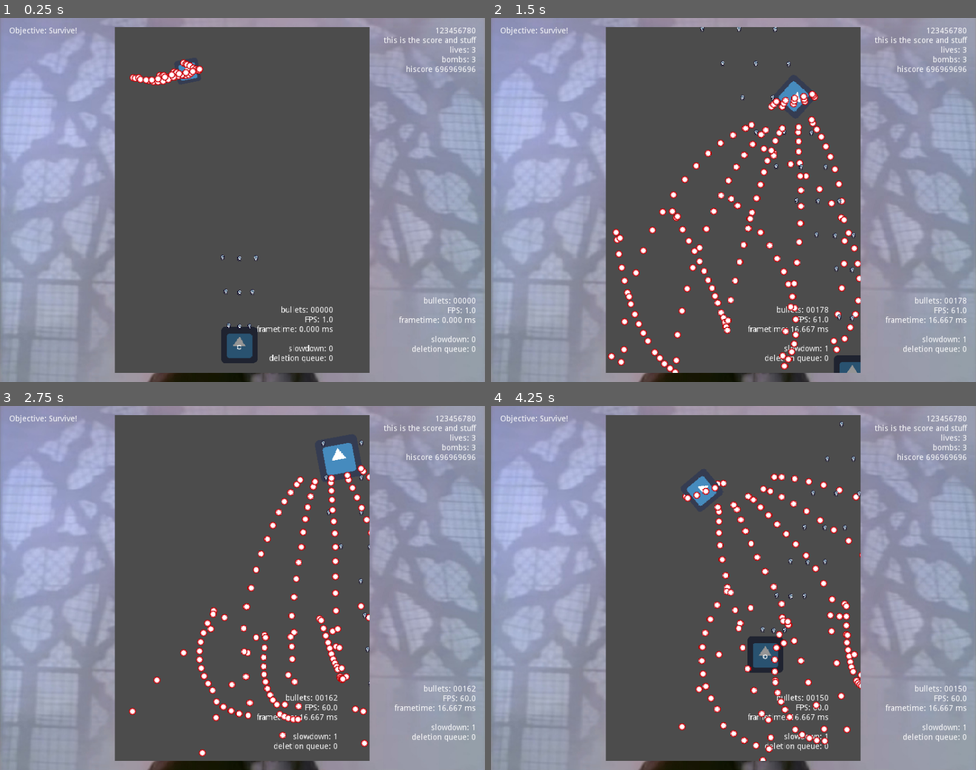
Above: before the commit, frames 1-4 (two rows, left to right).
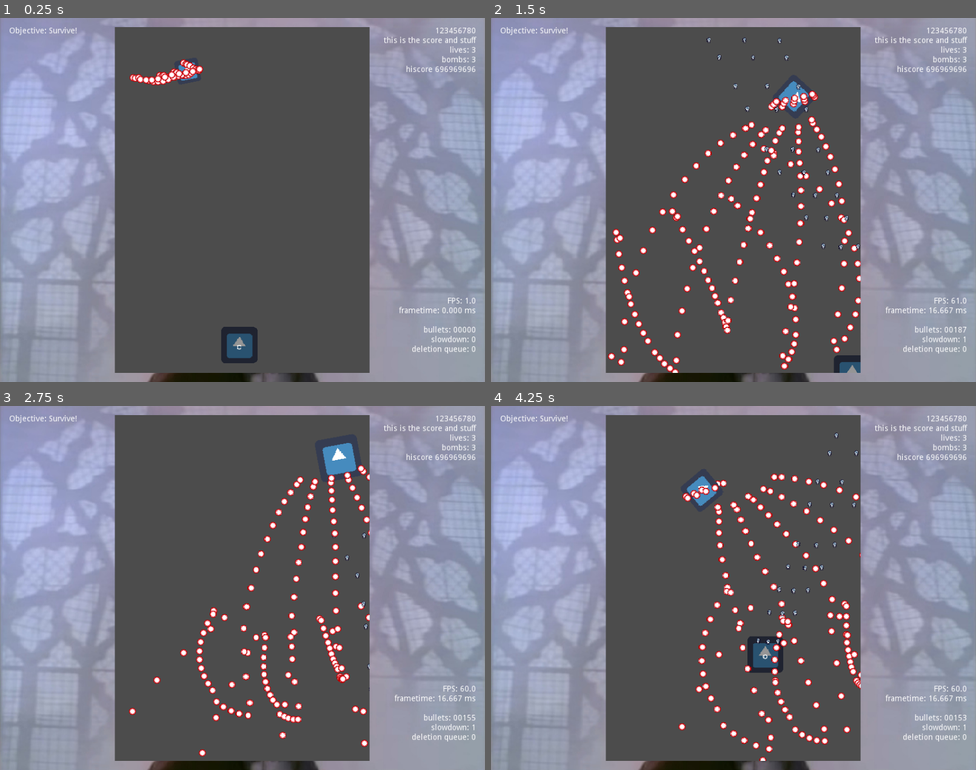
Above: after the commit, the same moments.

Repository: lapspider45/KumoCollab
Game: Godot game, scene res://game/Main.tscn
Same seed, same stepped clock (60 frames per second), same inputs: the game is played once before the commit and once after it. The engine's default icon, where the game draws it, is replaced by a stand-in: a white triangle on a blue panel in a dark square.
Inputs:
- Up to frame 1 (0.25 s): no input
- Up to frame 2 (1.5 s): hold Right (right) 0.53-1.28 s; hold Z (shoot) 0.53-1.28 s; tap Shift (slow) at 0.8, 1.35 s; hold Down (down) from 1.28 s (still down)
- Up to frame 3 (2.75 s): tap Z (shoot) at 1.55 s; release Down (down) at 2.03 s; hold Right (right) from 2.03 s (still down); hold Z (shoot) from 2.03 s (still down); tap Shift (slow) at 2.3 s
- Up to frame 4 (4.25 s): release Right (right) at 2.78 s; release Z (shoot) at 2.78 s; hold Up (up) 2.78-3.53 s; tap Shift (slow) at 2.85, 3.8 s; tap Z (shoot) at 3.05 s; hold Left (left) from 3.53 s (still down); hold Z (shoot) from 3.53 s (still down)

The runs differ from the first frame. In frame 1, 0.9% of the frame differs, in the area x 45-98%, y 65-95%; in frame 2, 1.3%, in the area x 43-98%, y 2-95%; in frame 3, 1.0%; in frame 4, 1.2%.

Commit message:
rename and refactor stuff

Diff:
--- a/autoload/BulletServer.gd
+++ /dev/null
@@ -1,12 +0,0 @@
-extends Node
-
-
-const BULLETS = {
-	"basic1": preload("res://game/bullets/Bullet.tscn"),
-	"complex1": preload("res://game/bullets/AreaBullet.tscn"),
-}
-
-
-func instantiate_bullet(type:String):
-	assert(type in BULLETS, "'%s' is not a valid bullet" % type)
-	return BULLETS.get(type).instance()
--- a/autoload/BulletServer.tscn
+++ /dev/null
@@ -1,6 +0,0 @@
-[gd_scene load_steps=2 format=2]
-
-[ext_resource path="res://autoload/BulletServer.gd" type="Script" id=1]
-
-[node name="BulletServer" type="Node"]
-script = ExtResource( 1 )
--- /dev/null
+++ b/autoload/DanmakuServer.gd
@@ -0,0 +1,21 @@
+extends Node
+
+var current_server
+
+const BULLETS = {
+	"basic1": preload("res://game/bullets/SimpleBullet.tscn"),
+	"complex1": preload("res://game/bullets/AreaBullet.tscn"),
+}
+
+
+func instantiate_bullet(type:String):
+	assert(type in BULLETS, "'%s' is not a valid bullet" % type)
+	return BULLETS.get(type).instance()
+
+
+
+func add_bullet(bullet:Node2D):
+	if current_server is SimpleBulletServer:
+		current_server.add_bullet(bullet)
+	else:
+		push_error("bullet server not assigned!")
--- /dev/null
+++ b/autoload/DanmakuServer.tscn
@@ -0,0 +1,6 @@
+[gd_scene load_steps=2 format=2]
+
+[ext_resource path="res://autoload/DanmakuServer.gd" type="Script" id=1]
+
+[node name="DanmakuServer" type="Node"]
+script = ExtResource( 1 )
--- a/game/Danmaku.gd
+++ b/game/Danmaku.gd
@@ -1,23 +1,20 @@
 extends Node2D
 
-var BULLETS
-
 func _ready():
-	BULLETS = $SimpleBulletServer
 	Registry.register("current_gamescene", self)
 	$SimpleBulletServer.connect("bullet_collided", self, "on_collision")
 
 func _process(delta):
-	var slowdown:float = 1.0 / max(BULLETS.num_batches, 1)
+	var slowdown:float = 1.0 / max(DanmakuServer.current_server.num_batches, 1)
 	Blackboard.slowdown = slowdown
 	$SimpleBulletServer.process_bullets(delta)
 	get_tree().call_group("TickedAnimationPlayer", "advance", delta * slowdown)
-	$Player._custom_process(delta * slowdown)
+	$Player.advance(delta * slowdown)
 #	if $SimpleBulletServer.batch_finished:
 
 func add_bullet(bullet):
 	$SimpleBulletServer.add_bullet(bullet)
 
-func on_collision(bullet):
+func on_collision(_bullet):
 #	print("collision with %s!" % bullet)
 	$SimpleBulletServer.clear_bullets()
--- a/game/Danmaku.tscn
+++ b/game/Danmaku.tscn
@@ -1,9 +1,8 @@
-[gd_scene load_steps=6 format=2]
+[gd_scene load_steps=5 format=2]
 
 [ext_resource path="res://game/components/SimpleBulletServer.tscn" type="PackedScene" id=1]
 [ext_resource path="res://game/patterns/Medium.tscn" type="PackedScene" id=2]
 [ext_resource path="res://game/Danmaku.gd" type="Script" id=3]
-[ext_resource path="res://debug/DebugInfoLabel.tscn" type="PackedScene" id=4]
 [ext_resource path="res://game/player/Player.tscn" type="PackedScene" id=8]
 
 [node name="Danmaku" type="Node2D"]
@@ -12,12 +11,6 @@
 [node name="SimpleBulletServer" parent="." instance=ExtResource( 1 )]
 process_batch_size = 900
 
-[node name="DebugInfoLabel" parent="." instance=ExtResource( 4 )]
-margin_left = 249.0
-margin_top = 491.0
-margin_right = 341.0
-margin_bottom = 522.0
-
 [node name="MediumPattern" parent="." instance=ExtResource( 2 )]
 
 [node name="Player" parent="." instance=ExtResource( 8 )]
--- a/game/DebugInfoLabel.gd
+++ b/game/DebugInfoLabel.gd
@@ -2,22 +2,26 @@
 
 func update():
 #	var bullets = get_tree().get_nodes_in_group("bullets").size()
-	var BULLETS = yield(Registry.wait_for_node("current_gamescene"), "completed").BULLETS
-	var bullets = BULLETS.get_child_count()
 	var fps = Performance.get_monitor(Performance.TIME_FPS)
 	var frametime = Performance.get_monitor(Performance.TIME_PROCESS) * 1000
-	text = """bullets: %05d
+	text = """
 	FPS: %03.1f
 	frametime: %03.3f ms
-	""" % [bullets, fps, frametime]
+	""" % [fps, frametime]
+
+	var BULLETS = DanmakuServer.current_server
+	if !is_instance_valid(BULLETS):
+		return
+
 	text += """
+	bullets: %05d
 	slowdown: %d
 	deletion queue: %d
 
-	""" % [BULLETS.num_batches, BULLETS.deletion_queue.size()]
+	""" % [BULLETS.get_child_count(), BULLETS.num_batches, BULLETS.deletion_queue.size()]
 
 
 func _ready():
 	while true:
-		yield(update(), "completed")
+		update()
 		yield(get_tree().create_timer(0.3), "timeout")
--- a/game/bullets/AreaBullet.gd
+++ b/game/bullets/AreaBullet.gd
@@ -13,7 +13,7 @@
 	pass
 	var collisions = get_world_2d().direct_space_state.intersect_point(position, 1, [], PLAYER_LAYER, true, false)
 
-func _custom_process(delta):
+func advance(delta):
 	velocity += acceleration * delta
 	translate(velocity * delta)
 	lifetime -= delta
--- a/game/bullets/Bullet.gd
+++ /dev/null
@@ -1,25 +0,0 @@
-tool
-extends Sprite
-
-export var collision_radius := 1.0
-export var radius := 1.0
-export var velocity:Vector2
-export var lifetime := 10.0
-export var acceleration:Vector2
-
-
-func _draw():
-	if Engine.editor_hint:
-		draw_circle(Vector2.ZERO, collision_radius, Color(1, 0, 1, 0.5))
-
-func _custom_process(delta):
-	velocity += acceleration * delta
-	translate(velocity * delta)
-	lifetime -= delta
-
-#const SHAPE = preload("res://default_bullet_shape.tres")
-const PLAYER_LAYER = 1
-
-func query_collisions(player:Vector2):
-	pass
-	var collisions = get_world_2d().direct_space_state.intersect_point(position, 1, [], PLAYER_LAYER, true, false)
--- a/game/bullets/Bullet.tscn
+++ /dev/null
@@ -1,10 +0,0 @@
-[gd_scene load_steps=3 format=2]
-
-[ext_resource path="res://art/bullets/Bullet_Medium2.png" type="Texture" id=1]
-[ext_resource path="res://game/bullets/Bullet.gd" type="Script" id=2]
-
-[node name="Bullet" type="Sprite"]
-position = Vector2( 27.8406, 11.359 )
-texture = ExtResource( 1 )
-script = ExtResource( 2 )
-collision_radius = 4.0
--- /dev/null
+++ b/game/bullets/SimpleBullet.gd
@@ -0,0 +1,19 @@
+#tool
+class_name SimpleBullet
+extends Sprite
+
+export var collision_radius := 1.0
+export var radius := 1.0
+export var velocity:Vector2
+export var lifetime := 10.0
+export var acceleration:Vector2
+
+
+#func _draw():
+#	if Engine.editor_hint:
+#		draw_circle(Vector2.ZERO, collision_radius, Color(1, 0, 1, 0.5))
+
+func advance(delta):
+	velocity += acceleration * delta
+	translate(velocity * delta)
+	lifetime -= delta
--- /dev/null
+++ b/game/bullets/SimpleBullet.tscn
@@ -0,0 +1,9 @@
+[gd_scene load_steps=3 format=2]
+
+[ext_resource path="res://game/bullets/SimpleBullet.gd" type="Script" id=1]
+[ext_resource path="res://art/bullets/Bullet_Medium2.png" type="Texture" id=2]
+
+[node name="Bullet" type="Sprite"]
+texture = ExtResource( 2 )
+script = ExtResource( 1 )
+collision_radius = 4.0
--- a/game/components/SimpleBulletServer.gd
+++ b/game/components/SimpleBulletServer.gd
@@ -5,7 +5,7 @@
 # * num_batches can be used to calculate slowdown
 # * tweak the values to change the behavior
 # * don't spawn more than 15000 bullets per second
-
+class_name SimpleBulletServer
 extends Node2D
 
 signal processed_batch
@@ -36,9 +36,11 @@
 
 var deletion_queue := []
 
+func _ready():
+	DanmakuServer.current_server = self
 
 func add_bullet(bullet):
-	assert(bullet.has_method("_custom_process"), "simple bullets must have _custom_process method")
+	assert(bullet.has_method("advance"), "simple bullets must have advance method")
 	if bullet_count >= max_bullets:
 		bullet.queue_free()
 		return
@@ -61,13 +63,14 @@
 		if collision:
 			emit_signal("bullet_collided", collision)
 	else:
-		print("nothing to process")
+		pass
+#		print("nothing to process")
 
 	batches_remaining = batches.size()
-	batch_finished = batches_remaining == 0
+	batch_finished = (batches_remaining == 0)
 	if batch_finished:
-		process_deletion_queue() # since no batches are queued, it's safe to delete bullets (again)
 		emit_signal("batches_complete")
+	process_deletion_queue()
 
 
 # it might be possible to process bullets in a thread
@@ -80,7 +83,7 @@
 			push_warning("BUG: found a deleted instance in batch")
 			continue
 		# let bullet move
-		b._custom_process(delta)
+		b.advance(delta)
 
 		# delete bullets outside the screen
 		if not bullet_limits.has_point(b.position):
@@ -99,7 +102,7 @@
 	return collision
 
 func process_deletion_queue():
-	for i in range(min(256, deletion_queue.size())):
+	for _i in range(min(256, deletion_queue.size())):
 		var b = deletion_queue.pop_back()
 		if is_instance_valid(b):
 			b.queue_free()
--- a/game/player/Player.gd
+++ b/game/player/Player.gd
@@ -22,9 +22,6 @@
 
 func _ready():
 	set_invincible(false)
-	$BulletSpawner.B = preload("res://game/bullets/AreaBullet.tscn")
-	$BulletSpawner2.B = preload("res://game/bullets/AreaBullet.tscn")
-	$BulletSpawner3.B = preload("res://game/bullets/AreaBullet.tscn")
 
 
 func get_movement_dir()-> Vector2:
@@ -40,14 +37,15 @@
 	get_tree().call_group("player_bulletspawner", "shoot")
 
 func add_bullet(bullet):
-	get_parent().add_bullet(bullet)
-func add_bullet2(bullet):
-	get_parent().add_bullet2(bullet)
+	bullet.set_collision_layers(8)
+#	get_parent().add_bullet(bullet)
+	DanmakuServer.add_bullet(bullet)
 
-func _physics_process(delta):
+
+func _physics_process(_delta):
 	update_blackboard()
 
-func _custom_process(delta):
+func advance(delta):
 	var speed := MOVE_SPEED
 	if Input.is_action_pressed("slow"):
 		speed = SLOW_SPEED
@@ -62,10 +60,13 @@
 	$ShootAnimation.advance(delta * Blackboard.slowdown)
 
 func set_shooting(shoot:bool):
-	pass
+	if shoot:
+		$ShootAnimation.play("shoot")
+	else:
+		$ShootAnimation.stop()
 
-func _on_collision():
-	hurt()
+#func _on_collision():
+#	hurt()
 
 func hurt(dmg:=1):
 	if invincible:
@@ -82,8 +83,8 @@
 	$AnimationPlayer.play("invincible")
 #	$hurtSFX.play()
 
-func _on_Player_area_shape_entered(area_id, area, area_shape, self_shape):
-	_on_collision()
+#func _on_Player_area_shape_entered(area_id, area, area_shape, self_shape):
+#	_on_collision()
 
 func set_invincible(v:bool):
 #	$Hitbox.set_deferred("monitoring", v)
--- a/game/player/Player.tscn
+++ b/game/player/Player.tscn
@@ -73,13 +73,14 @@
 "values": [ Color( 1, 1, 1, 1 ) ]
 }
 
-[sub_resource type="CircleShape2D" id=4]
+[sub_resource type="CircleShape2D" id=6]
 radius = 3.0
 
 [sub_resource type="Animation" id=5]
 resource_name = "shoot"
 length = 0.4
 loop = true
+step = 0.0333333
 tracks/0/type = "method"
 tracks/0/path = NodePath(".")
 tracks/0/interp = 1
@@ -87,9 +88,12 @@
 tracks/0/imported = false
 tracks/0/enabled = true
 tracks/0/keys = {
-"times": PoolRealArray( 0, 0.1, 0.2, 0.3 ),
-"transitions": PoolRealArray( 1, 1, 1, 1 ),
+"times": PoolRealArray( 0, 0.0666667, 0.133333, 0.2, 0.266667 ),
+"transitions": PoolRealArray( 1, 1, 1, 1, 1 ),
 "values": [ {
+"args": [  ],
+"method": "shoot"
+}, {
 "args": [  ],
 "method": "shoot"
 }, {
@@ -113,7 +117,7 @@
 max_hp = 6
 
 [node name="Sprite" type="Sprite" parent="."]
-modulate = Color( 1, 0.733333, 0.666667, 0.929412 )
+modulate = Color( 1, 0.231373, 0.137255, 0.376471 )
 self_modulate = Color( 0.588235, 0.588235, 0.588235, 1 )
 position = Vector2( 0, -4 )
 texture = ExtResource( 1 )
@@ -131,8 +135,8 @@
 collision_mask = 50
 monitorable = false
 
-[node name="CollisionShape2D" parent="Hitbox" index="0"]
-shape = SubResource( 4 )
+[node name="CollisionShape2D" type="CollisionShape2D" parent="Hitbox"]
+shape = SubResource( 6 )
 
 [node name="ExplosionParticles1" parent="." instance=ExtResource( 3 )]
 
--- a/game/spawner/BulletSpawner.gd
+++ b/game/spawner/BulletSpawner.gd
@@ -24,7 +24,6 @@
 # and maybe to duplicate child spawners
 
 export var bullet_type := "basic1"
-var B = preload("res://game/bullets/Bullet.tscn")
 
 
 func _shoot(params:Dictionary={}):
@@ -47,15 +46,13 @@
 			children_spawners.append(c)
 
 func shoot(params={}):
-	var bullet = BulletServer.instantiate_bullet(bullet_type)
+	# TODO: duplicate a cached copy instead, update it if the type changes
+	var bullet = DanmakuServer.instantiate_bullet(bullet_type)
 	bullet.set_as_toplevel(true)
 	bullet.position = global_position
 	bullet.velocity = Vector2.RIGHT.rotated(global_rotation) * bullet_speed * params.get("speedscale", 1)
 	bullet.acceleration = bullet_acceleration
-	owner.add_bullet(bullet) # This should lead to the SimpleBulletServer
-
-func add_bullet(bullet):
-	owner.add_bullet(bullet)
+	DanmakuServer.add_bullet(bullet)
 
 func aim_at_player():
 	look_at(get_player_pos())
@@ -64,7 +61,7 @@
 func get_player_pos(): # TODO
 	return Blackboard.player_pos
 
-func _custom_process(delta:float):
+func advance(delta:float):
 	var anim = get_node_or_null("AnimationPlayer")
 	if anim is AnimationPlayer:
 		anim.advance(delta * timescale)
--- a/project.godot
+++ b/project.godot
@@ -18,10 +18,22 @@
 "class": "Pattern",
 "language": "GDScript",
 "path": "res://game/Pattern.gd"
+}, {
+"base": "Sprite",
+"class": "SimpleBullet",
+"language": "GDScript",
+"path": "res://game/bullets/SimpleBullet.gd"
+}, {
+"base": "Node2D",
+"class": "SimpleBulletServer",
+"language": "GDScript",
+"path": "res://game/components/SimpleBulletServer.gd"
 } ]
 _global_script_class_icons={
 "BulletSpawner": "",
-"Pattern": ""
+"Pattern": "",
+"SimpleBullet": "",
+"SimpleBulletServer": ""
 }
 
 [application]
@@ -34,7 +46,7 @@
 
 Registry="*res://autoload/Registry.tscn"
 Blackboard="*res://autoload/Blackboard.tscn"
-BulletServer="*res://autoload/BulletServer.tscn"
+DanmakuServer="*res://autoload/DanmakuServer.tscn"
 
 [debug]
 
Not shown, added: export/.gdignore
